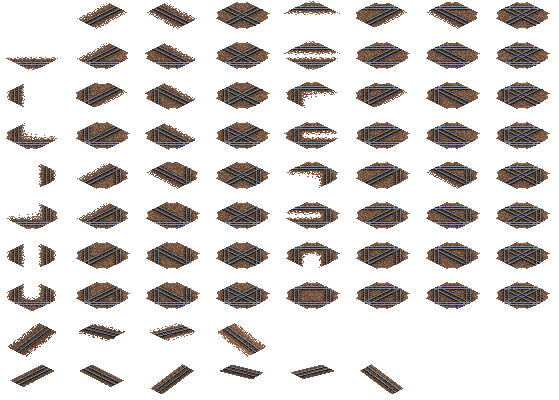
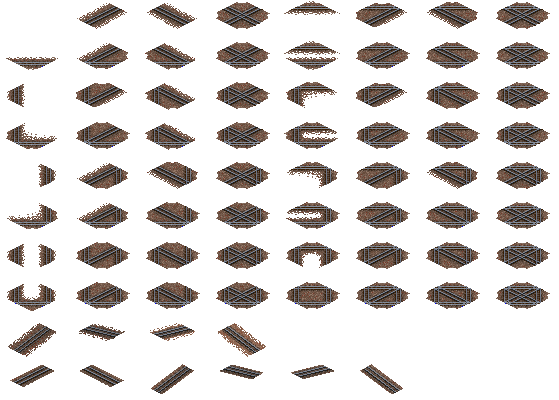
The second (559, 400) image is a revision of the first. Changes to its layers:
renamed "1067_full" to "rail_b_1067_wood_full", painted on it over bbox(6, 1, 550, 357)
painted on "ballast_1067_jp_wood" over bbox(16, 7, 542, 291)
painted on "ballast_jp_old" over bbox(6, 1, 550, 394)
